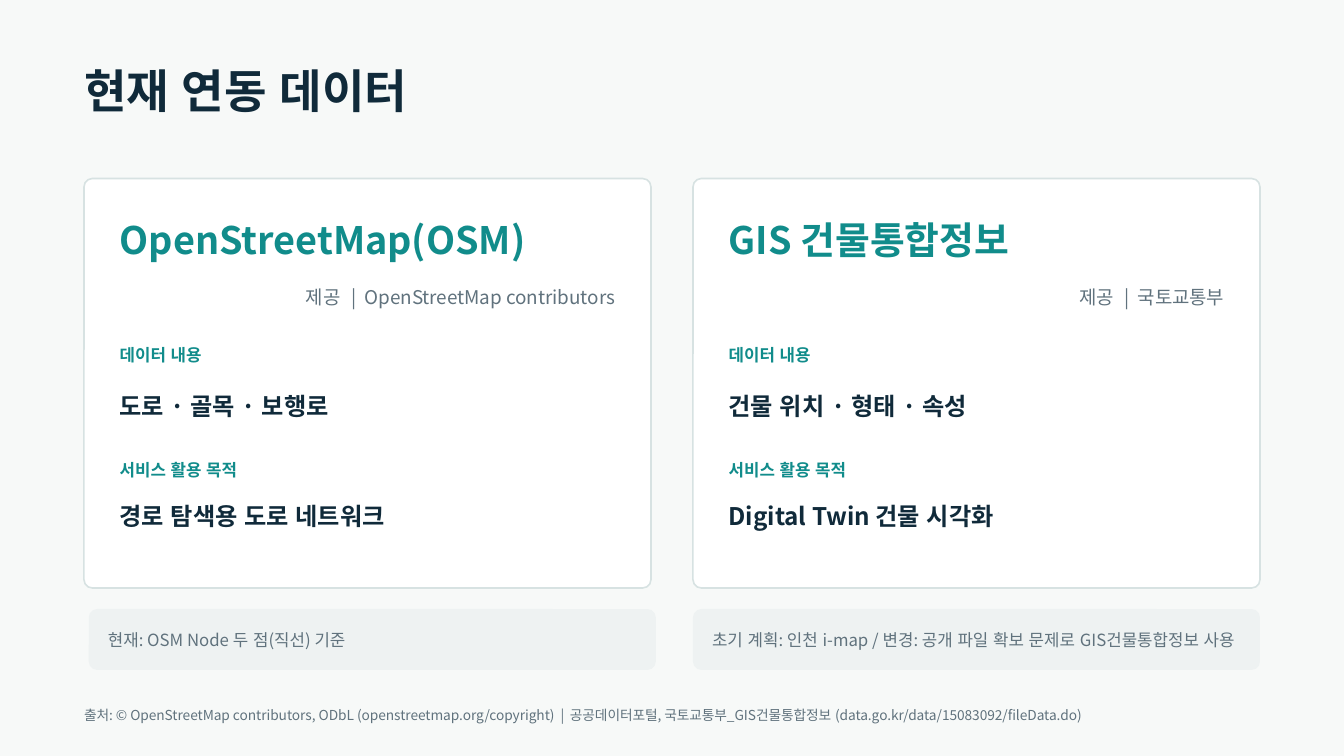
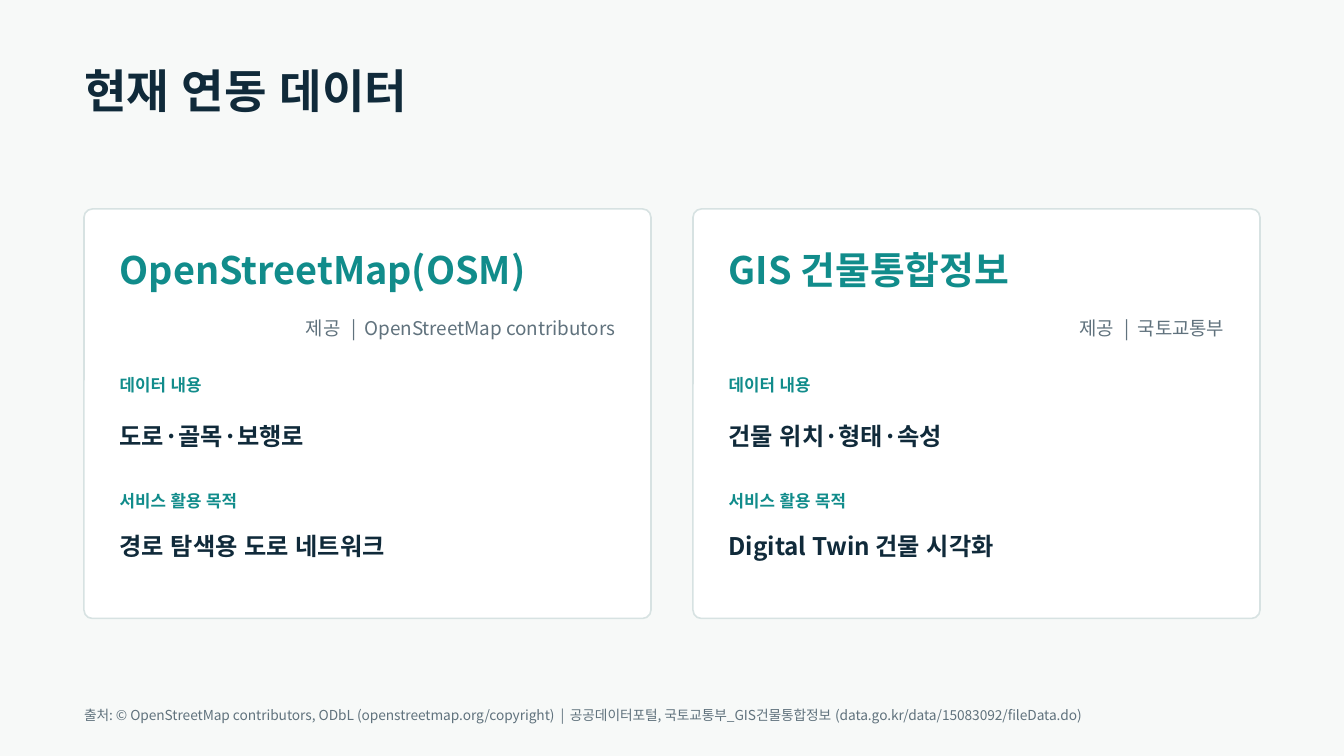
Before and after one commit to taein0926/SafeAlley, a slide deck: slide 7 of output/SafeAlley_Digital_Twin_발표자료_8p_v3.pptx. Drawn at 1344x756 pixels with LibreOffice and Linux fonts; fonts in the diff are those of the drawing. Boxes give left, top, right and bottom in pixels: in the first picture for what was removed or moved away, otherwise in the second. Text is boxed around its words. In the diff, an @@ line names an element or a change of style, - is before the commit and + after.

```diff
--- a/output/SafeAlley_Digital_Twin_발표자료_8p_v3.pptx
+++ b/output/SafeAlley_Digital_Twin_발표자료_8p_v3.pptx
@@ 10 texts, 2 rounded rectangles: place and size @@
-10 texts, 2 rounded rectangles at box(84, 178, 1260, 588)
+10 texts, 2 rounded rectangles at box(84, 209, 1260, 618)
@@ text at box(120, 424, 304, 447): spaces changed @@
-도로 · 골목 · 보행로
+도로·골목·보행로
@@ text at box(729, 424, 942, 447): spaces changed @@
-건물 위치 · 형태 · 속성
+건물 위치·형태·속성
@@ rounded rectangle removed at box(89, 609, 655, 669) @@
@@ rounded rectangle removed at box(694, 609, 1260, 669) @@
@@ text removed at box(108, 632, 346, 649) @@
-현재: OSM Node 두 점(직선) 기준
@@ text removed at box(712, 632, 1235, 650) @@
-초기 계획: 인천 i-map / 변경: 공개 파일 확보 문제로 GIS건물통합정보 사용
```
Also in this commit, not shown: 2 other slides changed, 1 slide added, 12 other files.
